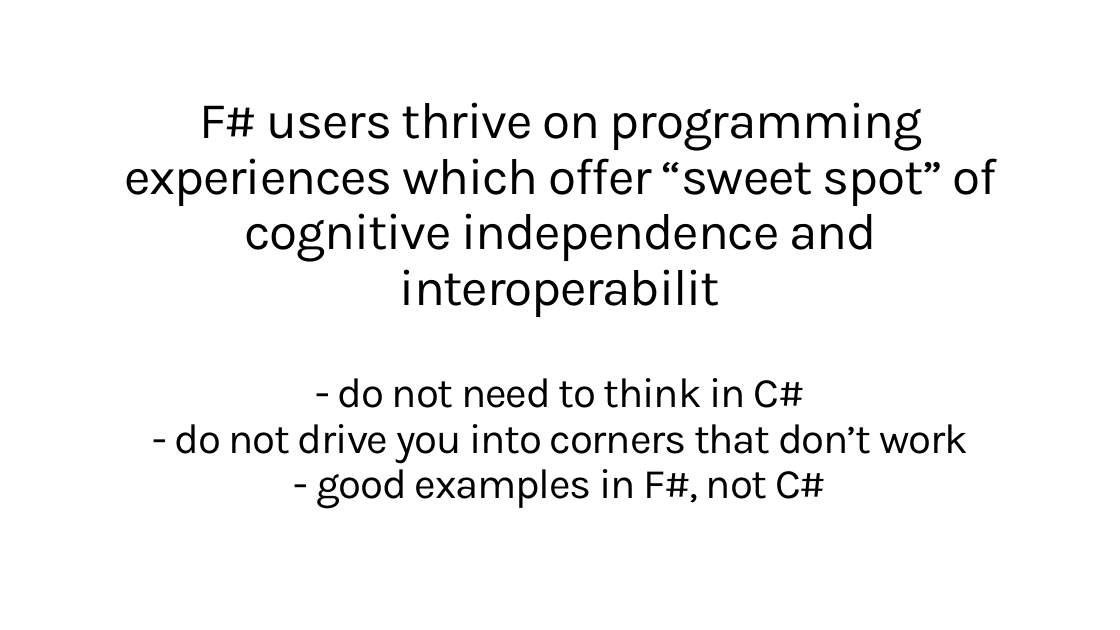
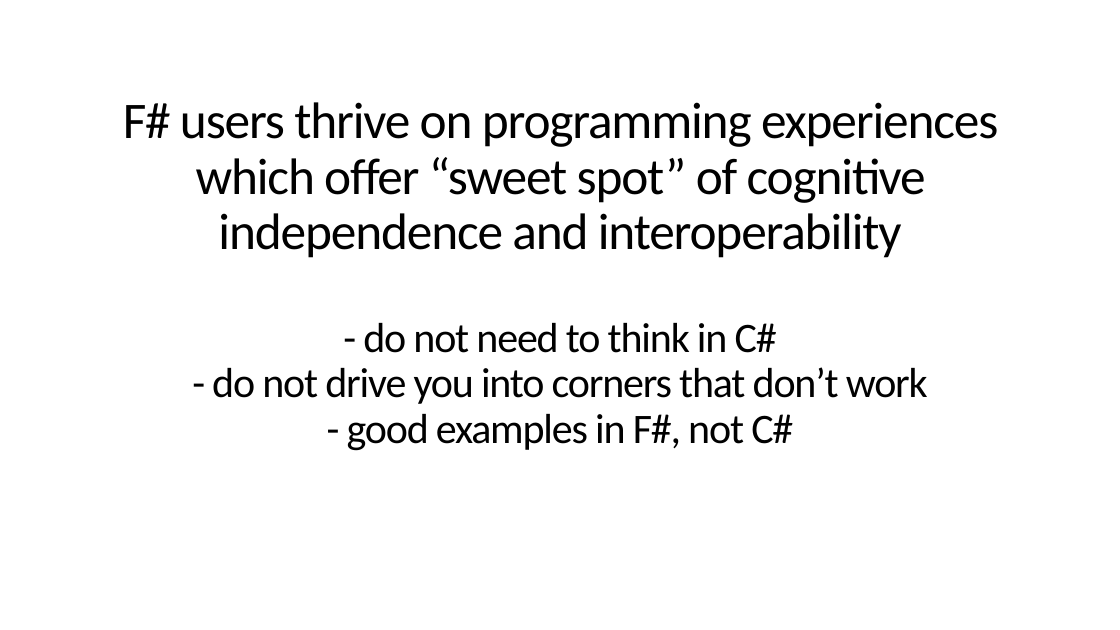
Before and after one commit to dsyme/dsyme-presentations, a slide deck: slide 30 of 2020-06-04-fsharpconf/on-independence.pptx (slide 31 before the commit). Drawn at 1120x630 pixels with LibreOffice and Linux fonts; fonts in the diff are those of the drawing. Boxes give left, top, right and bottom in pixels: in the first picture for what was removed or moved away, otherwise in the second. Text is boxed around its words. In the diff, an @@ line names an element or a change of style, - is before the commit and + after.

```diff
--- a/2020-06-04-fsharpconf/on-independence.pptx
+++ b/2020-06-04-fsharpconf/on-independence.pptx
@@ title at [123,102,998,451]: text changed; font Karla to Calibri @@
-F# users thrive on programming experiences which offer “sweet spot” of cognitive independence and interoperabilit
-- do not need to think in C#
-- do not drive you into corners that don’t work
-- good examples in F#, not C#
+F# users thrive on programming experiences which offer “sweet spot” of cognitive independence and interoperability
+- do not need to think in C#
+- do not drive you into corners that don’t work
+- good examples in F#, not C#
```
Also in this commit, not shown: 12 other slides changed, 4 slides added, 3 slides removed, 2 other files.
